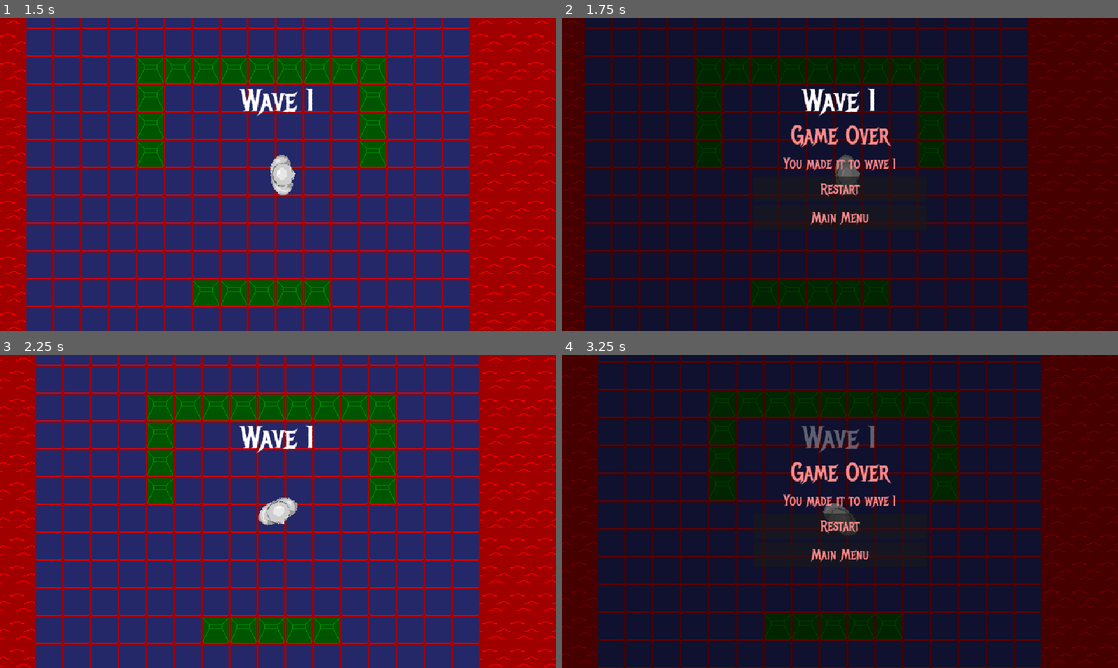
Above: before the commit, frames 1-4 (two rows, left to right).
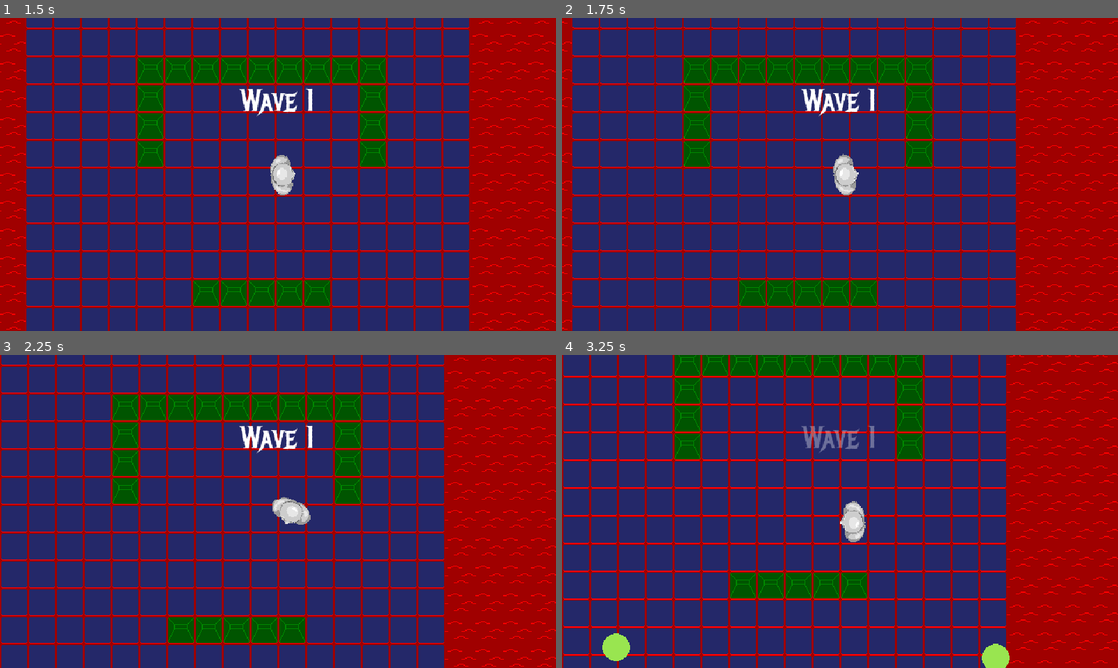
Above: after the commit, the same moments.

Repository: Burger-Bois/LD54-Godot-Team
Game: Godot game, scene res://scenes/main.tscn
Two runs of this game, one before a commit and one after it. Both use one fixed random seed, a clock stepped at 60 frames per second and the inputs below. Sound files missing from this copy of the repository are replaced by a short silence.
Inputs (mouse positions are in pixels of both pictures, inside the frame that each line leads up to):
- Up to frame 1 (1.5 s): click "Start" at 0.5 s; tap Enter at 1.25 s; move the mouse to (400, 158) at 1.27 s; hold D (right) from 1.28 s (still down); hold Right mouse button (aim) from 1.28 s (still down)
- Up to frame 2 (1.75 s): keep holding D (right); keep holding Right mouse button (aim); tap K at 1.55 s
- Up to frame 3 (2.25 s): release D (right) at 2 s; release Right mouse button (aim) at 2 s; click (278, 524) at 2 s, where only the run before the commit has a clickable "Restart"
- Up to frame 4 (3.25 s): move the mouse to (728, 527) at 2.77 s; hold S (down) from 2.78 s (still down); tap K at 2.85 s; right-click (728, 527) at 3.05 s

Frame 1 is identical in both runs. In frame 2, 100% of the frame differs, in the area x 0-100%, y 0-100%; in frame 3, 30%; in frame 4, 100%.

Commit message:
add player death

Diff:
--- a/scenes/level.tscn
+++ b/scenes/level.tscn
@@ -105,3 +105,5 @@
 
 [node name="ObstacleManager" parent="." node_paths=PackedStringArray("tilemap") instance=ExtResource("9_hw2va")]
 tilemap = NodePath("../TileMap")
+
+[connection signal="killed" from="Player" to="." method="finish_game"]
--- a/scenes/player.tscn
+++ b/scenes/player.tscn
@@ -1,12 +1,16 @@
-[gd_scene load_steps=6 format=3 uid="uid://hvj3d41rvuub"]
+[gd_scene load_steps=8 format=3 uid="uid://hvj3d41rvuub"]
 
 [ext_resource type="Script" path="res://scripts/player.gd" id="1_iog8e"]
 [ext_resource type="Texture2D" uid="uid://ctn6rvjbqsj2u" path="res://assets/player.png" id="2_8ogfl"]
 [ext_resource type="PackedScene" uid="uid://dryjo6hevh3vg" path="res://scenes/bullet.tscn" id="2_ndr1c"]
 [ext_resource type="AudioStream" uid="uid://qcg2h3pmp2ti" path="res://assets/sfx/shoot.wav" id="4_r7r87"]
+[ext_resource type="AudioStream" path="res://assets/sfx/player_death.wav" id="5_kwf2b"]
+
+[sub_resource type="CircleShape2D" id="CircleShape2D_thv8j"]
+radius = 16.0
 
 [sub_resource type="CircleShape2D" id="CircleShape2D_5sh1o"]
-radius = 20.0
+radius = 14.0
 
 [node name="Player" type="CharacterBody2D"]
 collision_layer = 2
@@ -19,6 +23,14 @@
 scale = Vector2(0.75, 0.75)
 texture = ExtResource("2_8ogfl")
 
+[node name="Hitbox" type="Area2D" parent="."]
+collision_layer = 0
+collision_mask = 2
+
+[node name="CollisionShape2D" type="CollisionShape2D" parent="Hitbox"]
+shape = SubResource("CircleShape2D_thv8j")
+debug_color = Color(0.996078, 0, 0.176471, 0.419608)
+
 [node name="CollisionShape2D" type="CollisionShape2D" parent="."]
 shape = SubResource("CircleShape2D_5sh1o")
 metadata/_edit_lock_ = true
@@ -27,4 +39,11 @@
 position = Vector2(20, 0)
 
 [node name="FireSound" type="AudioStreamPlayer" parent="."]
+process_mode = 1
 stream = ExtResource("4_r7r87")
+
+[node name="DeathSound" type="AudioStreamPlayer" parent="."]
+process_mode = 1
+stream = ExtResource("5_kwf2b")
+
+[connection signal="body_entered" from="Hitbox" to="." method="kill" unbinds=1]
--- a/scripts/level.gd
+++ b/scripts/level.gd
@@ -27,14 +27,6 @@
 func _ready():
 	spawn_wave()
 	_playing = true
-
-
-func _process(_delta):
-	# Temporary lose state. Press K.
-	if _playing and Input.is_physical_key_pressed(KEY_K):
-		_playing = false
-		process_mode = Node.PROCESS_MODE_DISABLED
-		game_over.emit()
 
 
 func enemy_killed():
@@ -68,3 +60,10 @@
 		add_child(enemy)
 
 	wave_spawning.emit()
+
+
+func finish_game():
+	if _playing:
+		_playing = false
+		call_deferred("set_process_mode", PROCESS_MODE_DISABLED)
+		game_over.emit()
--- a/scripts/player.gd
+++ b/scripts/player.gd
@@ -1,5 +1,7 @@
 extends CharacterBody2D
 class_name Player
+
+signal killed
 
 # consts / exposed vars
 @export var _max_move_speed = 150.0
@@ -9,6 +11,7 @@
 
 @onready var muzzle := $Muzzle as Marker2D
 @onready var fire_sound := $FireSound as AudioStreamPlayer
+@onready var death_sound := $DeathSound as AudioStreamPlayer
 
 # Get the gravity from the project settings to be synced with RigidBody nodes.
 #var gravity = ProjectSettings.get_setting("physics/2d/default_gravity")
@@ -90,9 +93,7 @@
 		is_aiming = false
 		aim_speed_modifier = 1
 
-#func push():
-	# push enemies back,
-	# if you push too much, get tired for a few seconds
-
-#func grab(pass object):
-	# grab
+func kill():
+	killed.emit()
+	death_sound.play()
+	call_deferred("set_process_mode", PROCESS_MODE_DISABLED)
Not shown, added: assets/sfx/player_death.wav.import
Not shown, added: assets/sfx/player_hit.wav.import
Not shown, added: assets/sfx/player_death.wav
Not shown, added: assets/sfx/player_hit.wav
